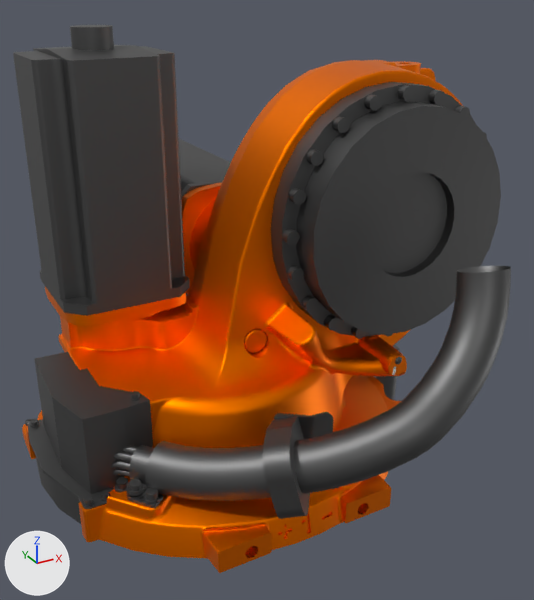
What one commit did to the COLLADA model kuka_kr20_support/meshes/kr20r1810_2/visual/link_1.dae.
Both versions are drawn from a 50 mm camera at (-0.275, -0.616, 0.453) aimed at (0.065, 0.003, 0.144). Arrows for +X, +Y and +Z are at lower left; the lights stay in place. The first picture is the older version. Vertices at exactly the same position are counted once.

In view in the first picture: 'link_1'.
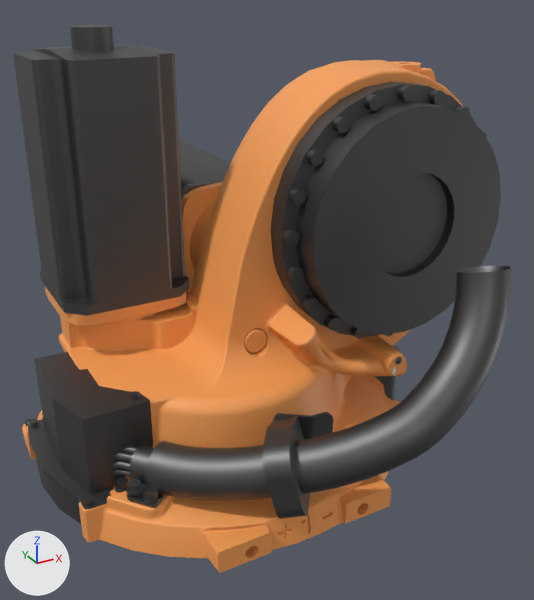
What differs and where, as boxes (x1, y1, x2, y2) in the pictures (534 x 600 px):
part 1 of me_compound010_001, recoloured (lighter)
    both: (22, 60, 463, 573)

What changed in the scene script:
```text
Add mat_kukaorange:
    mat_kukaorange = principled_material('KukaOrange')
    mat_kukaorange.base_color = (0.949, 0.361, 0.098)  # orange #f9a258
Change me_compound010_001:
    where me_compound010_001.from_pydata(...)  # 21722 vertices, 43511 faces; spans x -0.186..0.298, y -0.248..0.315, z -0.022..0.412
    used by ob_link_1; location = (0.0, 0.0, 0.0)
    me_compound010_001 part 1: all 17325 faces that had it switch from mat_mat_2_001 (orange #ff7f00) to mat_kukaorange (orange #f9a258)
```
